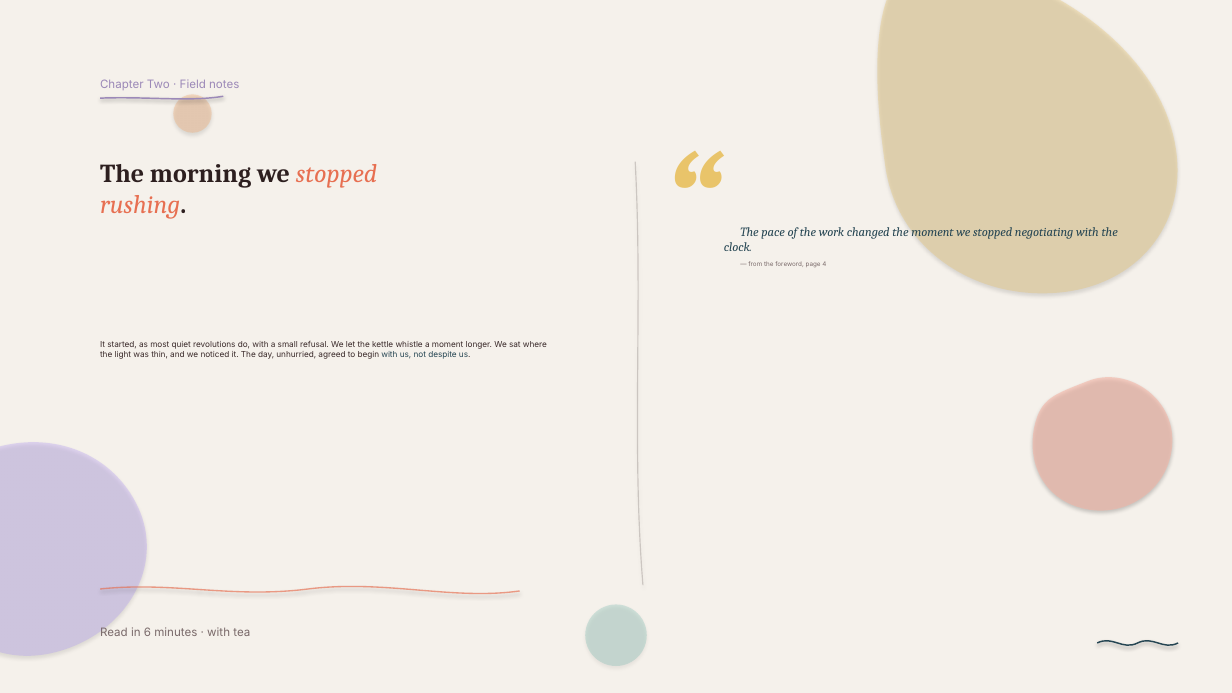
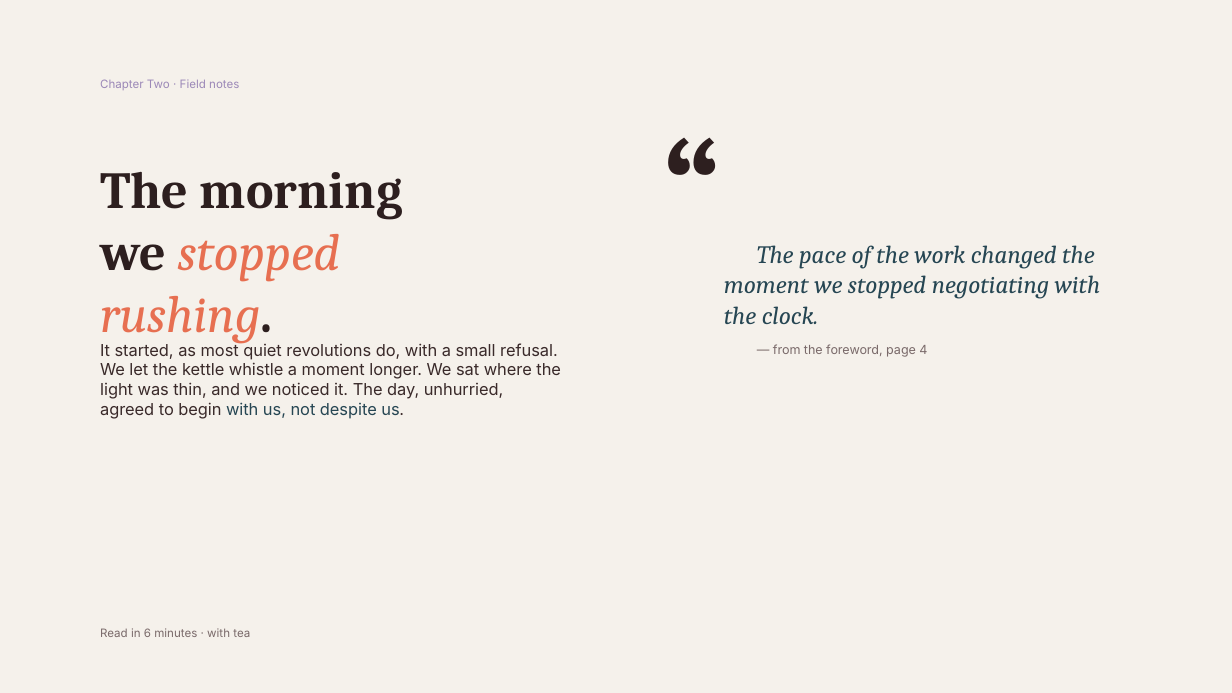
Before and after one commit to vamsiramakrishnan/pixelpitch, a slide deck: slide 30 of _bench/corpus/divergent-deck.pptx. Drawn at 1232x693 pixels with LibreOffice and Linux fonts; fonts in the diff are those of the drawing. Boxes give left, top, right and bottom in pixels: in the first picture for what was removed or moved away, otherwise in the second. Text is boxed around its words. In the diff, an @@ line names an element or a change of style, - is before the commit and + after.

```diff
--- a/_bench/corpus/divergent-deck.pptx
+++ b/_bench/corpus/divergent-deck.pptx
@@ freeform shape removed at bbox=[862, 0, 1197, 300] @@
@@ freeform shape removed at bbox=[100, 96, 223, 102] @@
@@ ellipse removed at bbox=[174, 94, 213, 133] @@
@@ text "“": place and size @@
-text "“" at bbox=[663, 109, 741, 287]
+text "“" at bbox=[663, 96, 734, 254]
@@ text "“" at bbox=[663, 96, 734, 254]: text colour #E9C46A to #2D1F1F, italic off @@
@@ text "The morning we stopped rushing." at bbox=[100, 172, 403, 344]: size 20.2 to 40.5 pt @@
@@ freeform shape removed at bbox=[631, 162, 642, 585] @@
@@ text "The pace of the work ..." at bbox=[724, 245, 1101, 357]: size 9.8 to 19.5 pt in "The pace of the work changed the ..."; size 4.9 to 9.8 pt in "— from the foreword, page 4" @@
@@ text "It started, as most quiet ..." at bbox=[100, 342, 561, 419]: size 6.4 to 12.8 pt @@
@@ freeform shape removed at bbox=[1024, 366, 1174, 520] @@
@@ freeform shape removed at bbox=[0, 423, 167, 670] @@
@@ freeform shape removed at bbox=[100, 579, 519, 601] @@
@@ ellipse removed at bbox=[585, 604, 647, 666] @@
@@ freeform shape removed at bbox=[1098, 636, 1179, 652] @@
```
Also in this commit, not shown: 47 other slides changed, 1 slide added, 50 other files.
